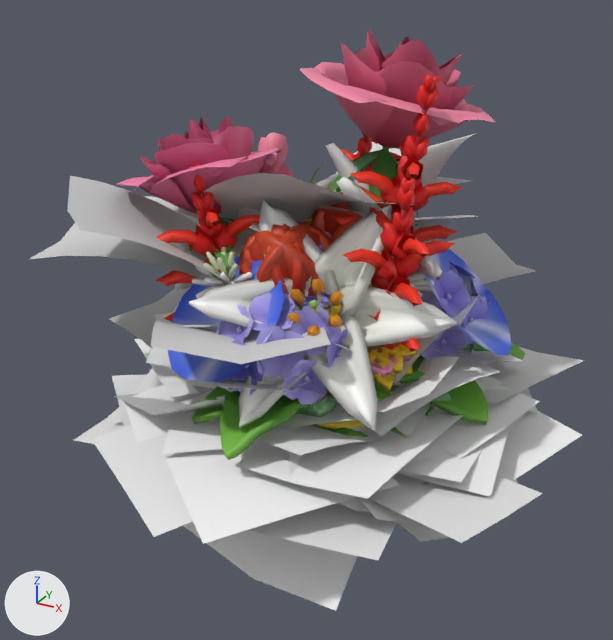
One commit to the glTF model proto3d/tex/flowers.glb: the scene before it, then after it.
Rendered twice from a 50 mm camera at (0.612, -1.202, 0.847) aimed at (-0.027, -0.042, 0.267). The axes (+X, +Y, +Z) are drawn at lower left. The lights are the same throughout. The first picture is the older version.

Names of what the first picture shows: 'F0', 'F1', 'F2', 'F3', 'F4', 'F9', 'F9_leaf', 'F9_petal', 'clover', 'clover_leaf', 'salvia', 'salvia_leaf' and 3 more.
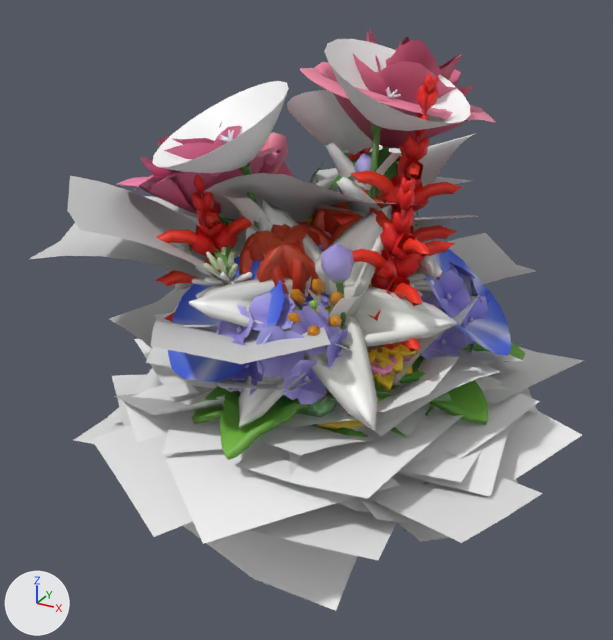
The change, as a diff of the scene's bpy script:
```diff
--- a/proto3d/tex/flowers.glb.py
+++ b/proto3d/tex/flowers.glb.py
@@ mat_defaultmaterial_019 @@
+mat_defaultmaterial_019 = bpy.data.materials.new('DefaultMaterial.019')
+mat_defaultmaterial_019.use_nodes = True; mat_defaultmaterial_019.node_tree.nodes.clear()
+_N = mat_defaultmaterial_019.node_tree.nodes; _L = mat_defaultmaterial_019.node_tree.links
+n0 = _N.new('ShaderNodeOutputMaterial'); n0.name = 'Material Output'
+n1 = _N.new('ShaderNodeBsdfPrincipled'); n1.name = 'Principled BSDF'
+n2 = _N.new('ShaderNodeVertexColor'); n2.name = 'Color Attribute'
+_L.new(n1.outputs[0], n0.inputs[0])  # 'BSDF' to 'Surface'
+_L.new(n2.outputs[0], n1.inputs[0])  # 'Color' to 'Base Color'
@@ mat_defaultmaterial_018 @@
+mat_defaultmaterial_018 = bpy.data.materials.new('DefaultMaterial.018')
+mat_defaultmaterial_018.use_nodes = True; mat_defaultmaterial_018.node_tree.nodes.clear()
+_N = mat_defaultmaterial_018.node_tree.nodes; _L = mat_defaultmaterial_018.node_tree.links
+n0 = _N.new('ShaderNodeOutputMaterial'); n0.name = 'Material Output'
+n1 = _N.new('ShaderNodeBsdfPrincipled'); n1.name = 'Principled BSDF'
+n2 = _N.new('ShaderNodeVertexColor'); n2.name = 'Color Attribute'
+_L.new(n1.outputs[0], n0.inputs[0])  # 'BSDF' to 'Surface'
+_L.new(n2.outputs[0], n1.inputs[0])  # 'Color' to 'Base Color'
@@ mat_defaultmaterial_017 @@
+mat_defaultmaterial_017 = bpy.data.materials.new('DefaultMaterial.017')
+mat_defaultmaterial_017.use_nodes = True; mat_defaultmaterial_017.node_tree.nodes.clear()
+_N = mat_defaultmaterial_017.node_tree.nodes; _L = mat_defaultmaterial_017.node_tree.links
+n0 = _N.new('ShaderNodeOutputMaterial'); n0.name = 'Material Output'
+n1 = _N.new('ShaderNodeBsdfPrincipled'); n1.name = 'Principled BSDF'
+n2 = _N.new('ShaderNodeVertexColor'); n2.name = 'Color Attribute'
+_L.new(n1.outputs[0], n0.inputs[0])  # 'BSDF' to 'Surface'
+_L.new(n2.outputs[0], n1.inputs[0])  # 'Color' to 'Base Color'
@@ me_bellf_leaf @@
+me_bellf_leaf.from_pydata(...)  # 810 vertices, 900 faces; spans x -0.231..0.189, y -0.231..0.225, z 0.022..0.559
+me_bellf_leaf.materials.append(mat_defaultmaterial_019)
@@ me_bellf_petal @@
+me_bellf_petal.from_pydata(...)  # 243 vertices, 420 faces; spans x -0.231..0.214, y -0.25..0.29, z 0.503..0.719
+me_bellf_petal.materials.append(mat_defaultmaterial_018)
@@ me_bellf @@
+me_bellf.from_pydata(...)  # 394 vertices, 590 faces; spans x -0.229..0.122, y -0.207..0.191, z -0.003..0.656
+me_bellf.materials.append(mat_defaultmaterial_017)
@@ ob_bellf_leaf @@
+ob_bellf_leaf = bpy.data.objects.new('bellf_leaf', me_bellf_leaf)
+ob_bellf_leaf.location = (0.0, 0.0, 0.0)
@@ ob_bellf_petal @@
+ob_bellf_petal = bpy.data.objects.new('bellf_petal', me_bellf_petal)
+ob_bellf_petal.location = (0.0, 0.0, 0.0)
@@ ob_bellf @@
+ob_bellf = bpy.data.objects.new('bellf', me_bellf)
+ob_bellf.location = (0.0, 0.0, 0.0)
```

What differs and where, as boxes [x1, y1, x2, y2] in the pictures (613 x 640 px):
'bellf_petal', added
    after: [152, 39, 470, 173]
'bellf', added
    after: [219, 87, 401, 330]
'bellf_leaf', added (mostly hidden)
    after: [223, 152, 401, 394]
